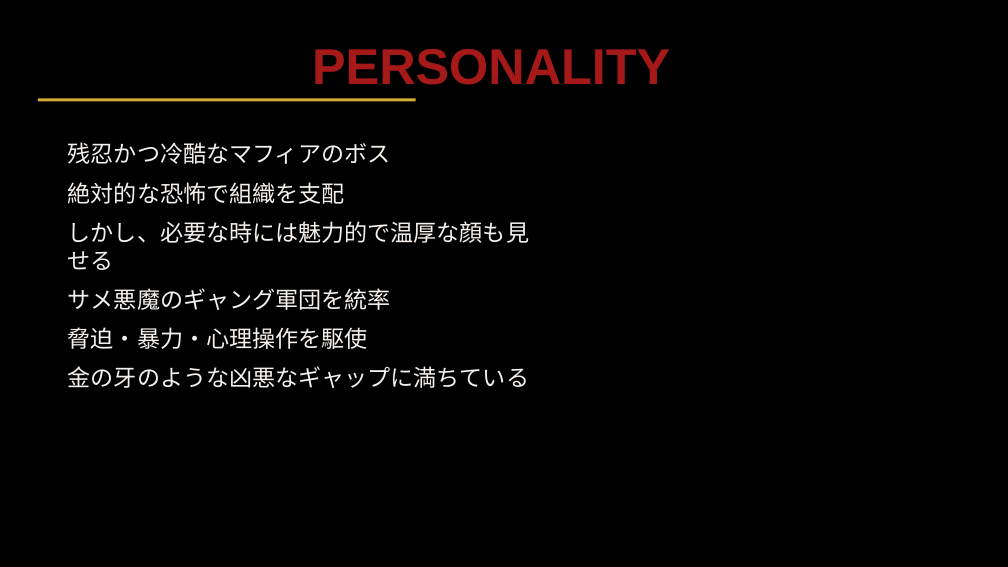
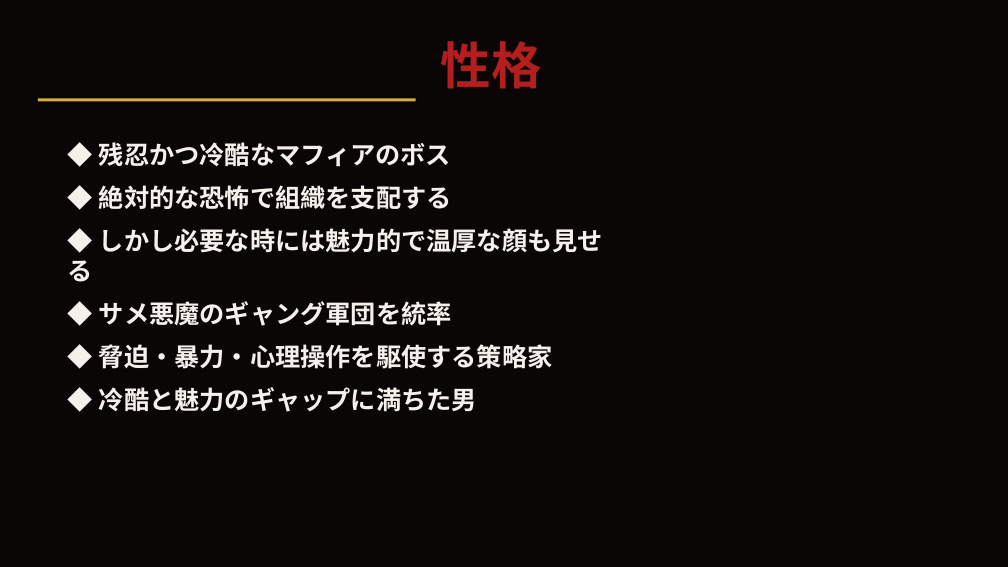
Before and after one commit to nanashi925/POWERPOINT, a slide deck: slide 4 of crimson_presentation.pptx. Drawn at 1008x567 pixels with LibreOffice and Linux fonts; fonts in the diff are those of the drawing; background and template pictures are left out. Boxes give left, top, right and bottom in pixels: in the first picture for what was removed or moved away, otherwise in the second. Text is boxed around its words. In the diff, an @@ line names an element or a change of style, - is before the commit and + after.

```diff
--- a/crimson_presentation.pptx
+++ b/crimson_presentation.pptx
@@ rectangle removed at (x1=0, y1=0, x2=1008, y2=567) @@
@@ text at (x1=441, y1=41, x2=542, y2=89): text changed; text colour #A51919 to #B41E1E @@
-PERSONALITY
+性格
@@ text at (x1=68, y1=142, x2=603, y2=412): text changed; size 22 to 24 pt; bold on @@
-残忍かつ冷酷なマフィアのボス
-絶対的な恐怖で組織を支配
-しかし、必要な時には魅力的で温厚な顔も見せる
-サメ悪魔のギャング軍団を統率
-脅迫・暴力・心理操作を駆使
-金の牙のような凶悪なギャップに満ちている
+◆ 残忍かつ冷酷なマフィアのボス
+◆ 絶対的な恐怖で組織を支配する
+◆ しかし必要な時には魅力的で温厚な顔も見せる
+◆ サメ悪魔のギャング軍団を統率
+◆ 脅迫・暴力・心理操作を駆使する策略家
+◆ 冷酷と魅力のギャップに満ちた男
```
Also in this commit, not shown: 9 other slides changed, 1 slide added, 1 slide removed, 1 other file.
